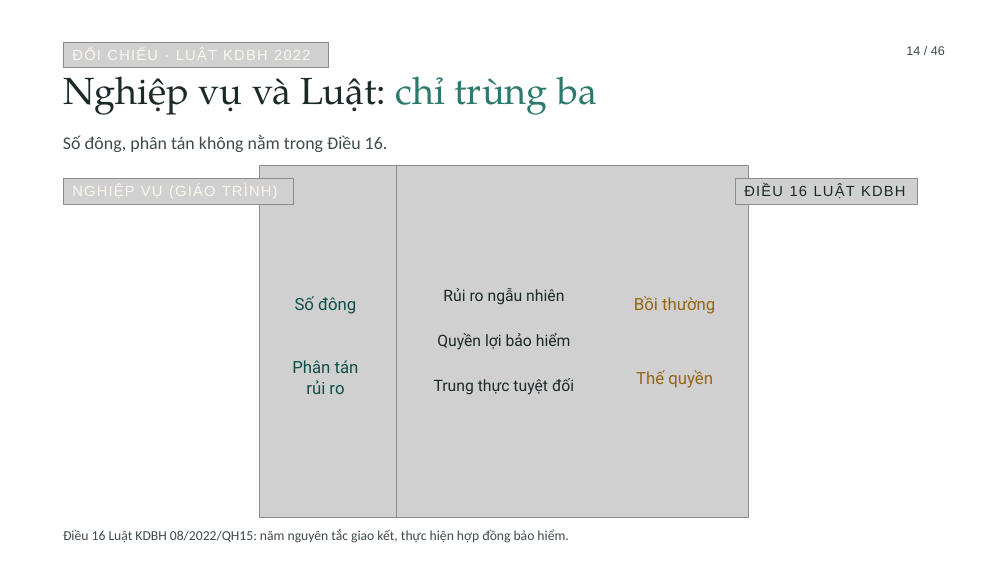
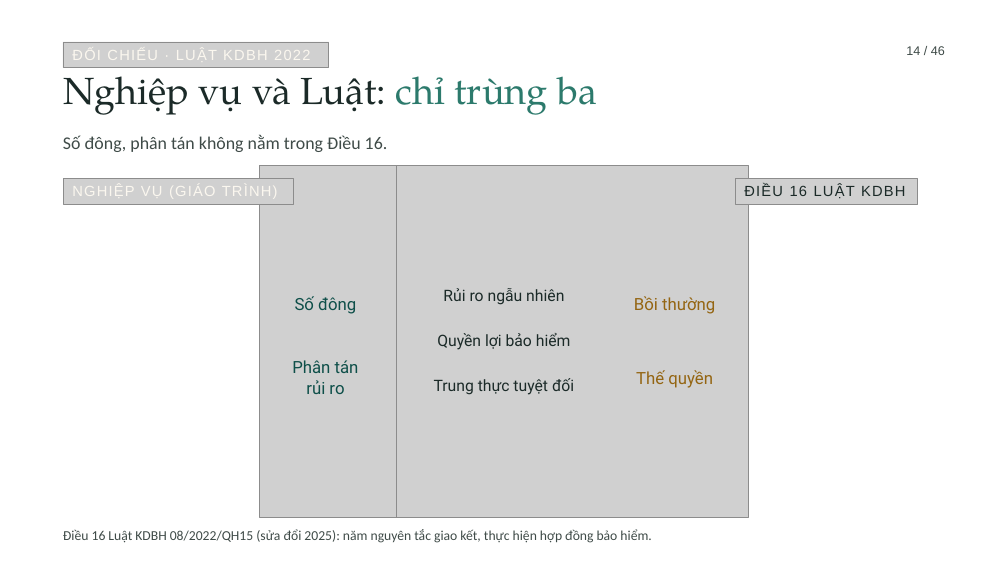
Before and after one commit to tranquanghaofake-dotcom/Law, a slide deck: slide 14 of docs/bai/ch3-bao-hiem-thuong-mai/bao-hiem-thuong-mai.pptx. Drawn at 1008x567 pixels with LibreOffice and Linux fonts; fonts in the diff are those of the drawing; grey boxes stand for pictures; background and template pictures are left out. Boxes give left, top, right and bottom in pixels: in the first picture for what was removed or moved away, otherwise in the second. Text is boxed around its words. In the diff, an @@ line names an element or a change of style, - is before the commit and + after.

```diff
--- a/docs/bai/ch3-bao-hiem-thuong-mai/bao-hiem-thuong-mai.pptx
+++ b/docs/bai/ch3-bao-hiem-thuong-mai/bao-hiem-thuong-mai.pptx
@@ text at (x1=63, y1=529, x2=651, y2=543): text changed @@
-Điều 16 Luật KDBH 08/2022/QH15: năm nguyên tắc giao kết, thực hiện hợp đồng bảo hiểm.
+Điều 16 Luật KDBH 08/2022/QH15 (sửa đổi 2025): năm nguyên tắc giao kết, thực hiện hợp đồng bảo hiểm.
```
Also in this commit, not shown: 3 other slides changed, 4 other files.
